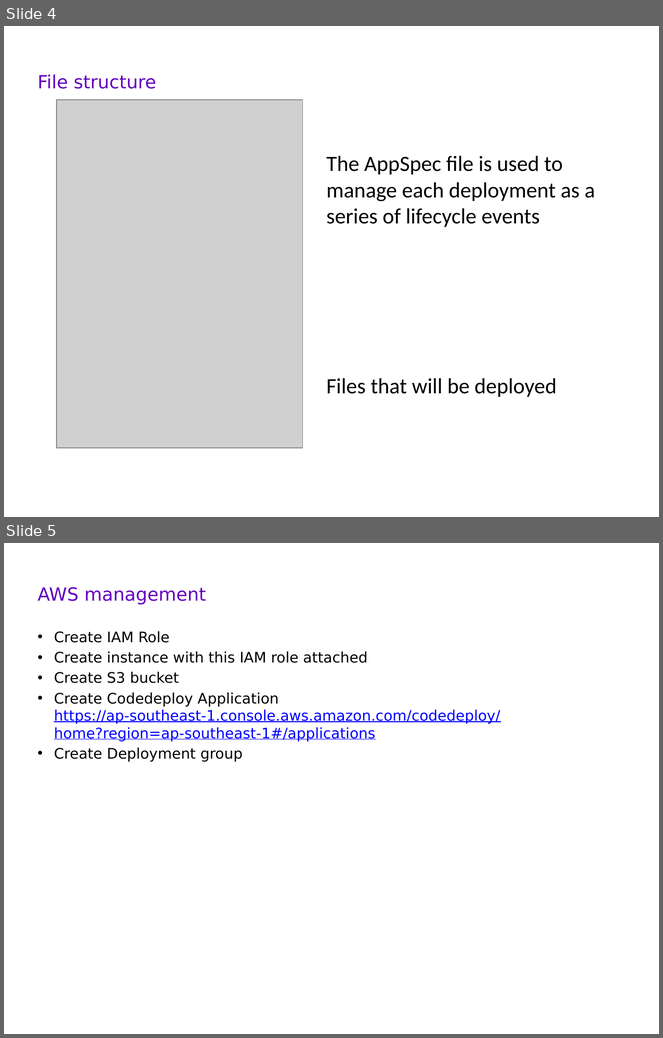
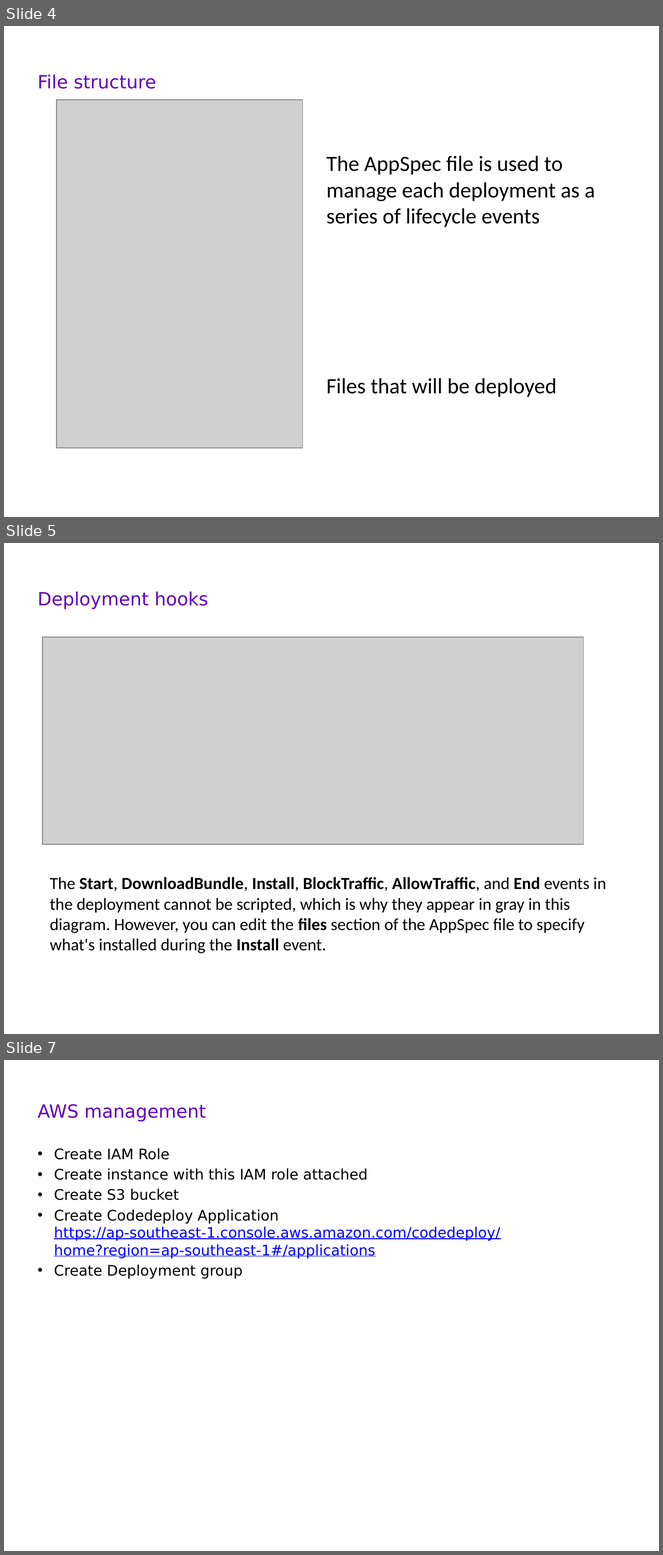
Before and after one commit to carlmitrais/wisdom, a slide deck: cdc_git_ws5.pptx. Shown one above the other, each under a label of ours: slides 4 and 5 before the commit, slides 4, 5 and 7 after it; the slides between them are not shown. The pictures are 663x1038 and 663x1555 pixels, drawn with LibreOffice and Linux fonts; fonts in the diff are those of the drawing; grey boxes stand for pictures; background and template pictures are left out. Boxes give left, top, right and bottom in pixels: in the first picture for what was removed or moved away, otherwise in the second. Text is boxed around its words. In the diff, an @@ line names an element or a change of style, - is before the commit and + after.

```diff
--- a/cdc_git_ws5.pptx
+++ b/cdc_git_ws5.pptx
@@ slide 5 added at (4, 543, 659, 1034), background picture (left out) @@
@@ title added at (38, 591, 208, 610), 15 pt, text #6200C0 @@
+Deployment hooks
@@ picture added at (42, 637, 583, 845) @@
@@ text added at (50, 877, 607, 954), 14 pt, text #000000 @@
+The Start, DownloadBundle, Install, BlockTraffic, AllowTraffic, and End events in the deployment cannot be scripted, which is why they appear in gray in this diagram. However, you can edit the files section of the AppSpec file to specify what's installed during the Install event.
@@ what was slide 5 is now slide 7 @@
```
Also in this commit, not shown: 3 slides changed, 2 other slides added.
